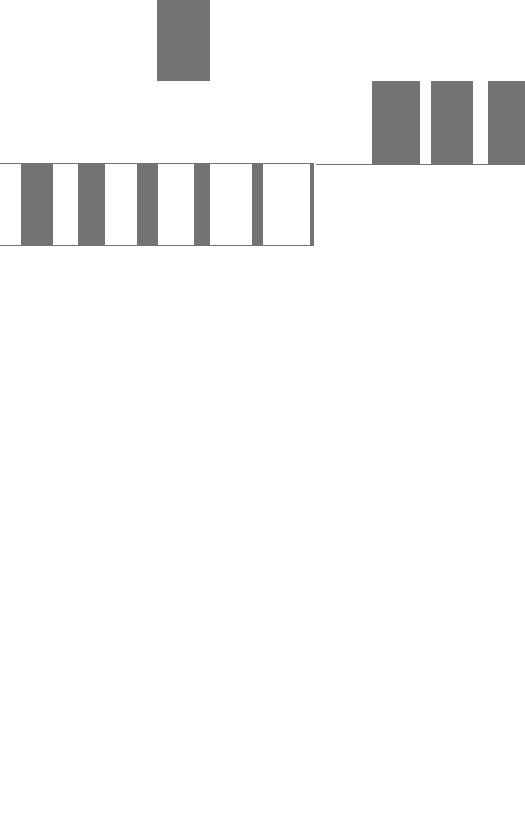
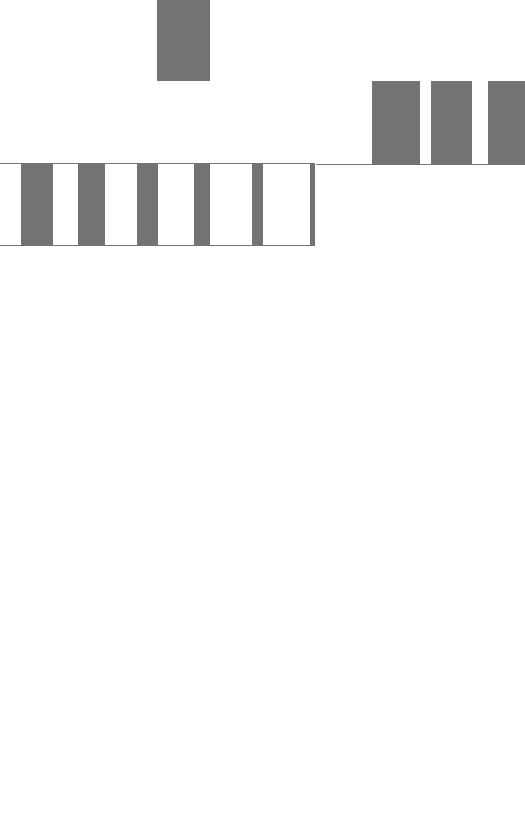
The second (525, 820) image is a revision of the first. Changes to its layers:
painted on "Layer 13" over [314, 81, 473, 246]
